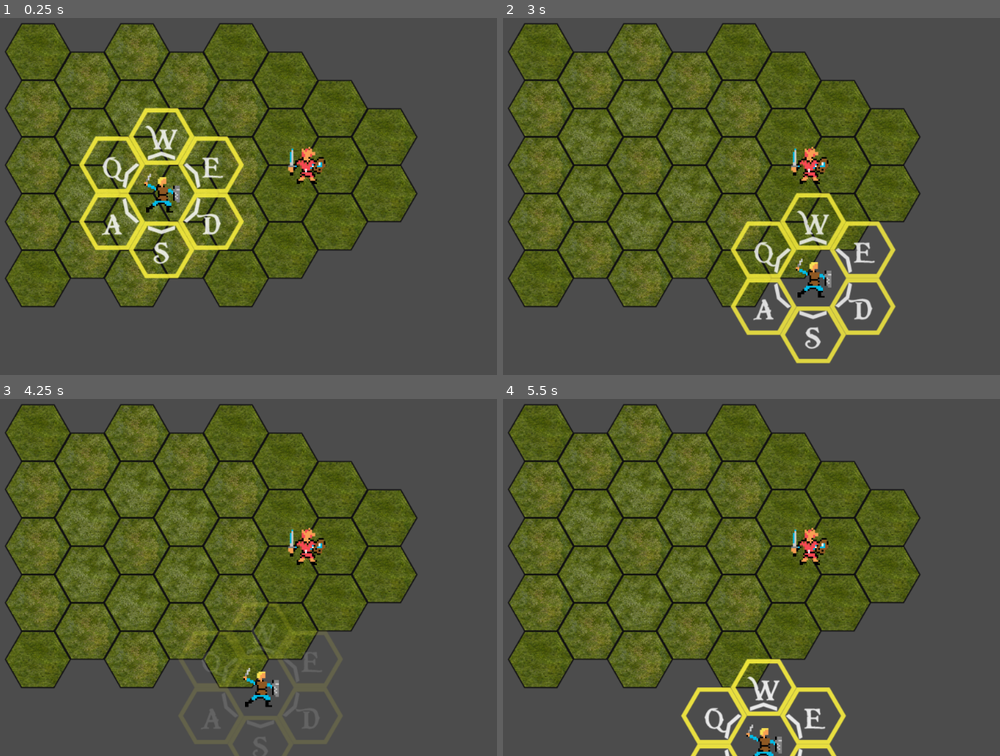
Above: before the commit, frames 1-4 (two rows, left to right).
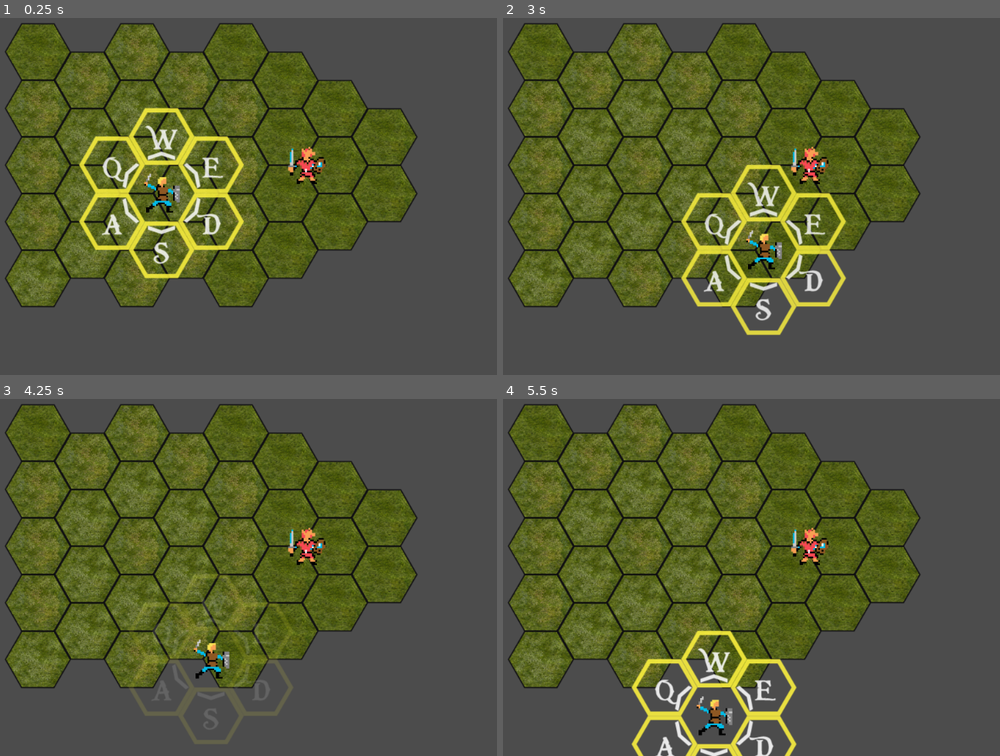
Above: after the commit, the same moments.

Repository: PusherCoder/godot-dotms
Game: Godot game, scene res://map.tscn
The game is run twice, just before and just after one commit, with the same random seed, the same clock (stepped at 60 frames per second) and the same inputs.
Inputs (mouse positions are in pixels of both pictures, inside the frame that each line leads up to):
- Up to frame 1 (0.25 s): no input
- Up to frame 2 (3 s): move the mouse to (945, 175) at 0.52 s; hold D (ui_right) 0.53-1.28 s; click (945, 175) at 0.67 s; move the mouse to (686, 210) at 1.27 s; hold S (ui_down) 1.28-2.03 s; click (686, 210) at 1.42 s; move the mouse to (870, 114) at 2.02 s; hold D (ui_right) 2.03-2.78 s; click (870, 114) at 2.17 s; move the mouse to (781, 267) at 2.77 s; hold E (ui_page_up) from 2.78 s (still down); click (781, 267) at 2.92 s
- Up to frame 3 (4.25 s): move the mouse to (492, 631) at 3.52 s; release E (ui_page_up) at 3.53 s; hold A (ui_left) from 3.53 s (still down); click (492, 631) at 3.67 s
- Up to frame 4 (5.5 s): move the mouse to (627, 520) at 4.27 s; click (627, 520) at 4.42 s; move the mouse to (840, 573) at 5.02 s; release A (ui_left) at 5.03 s; hold S (ui_down) from 5.03 s (still down); click (840, 573) at 5.17 s

The runs differ from the first frame. In frame 1, 0.5% of the frame differs, in the area x 1-24%, y 57-80%; in frame 2, 7.2%, in the area x 1-80%, y 41-97%; in frame 3, 1.8%; in frame 4, 5.3%.

Commit message:
Added mouse movement

Diff:
--- a/src/Area2D.gd
+++ b/src/Area2D.gd
@@ -14,22 +14,87 @@
 	#hide()
 
 func _input(event):
+	keyboard_input(event)
+	mouse_input(event)
+
+func keyboard_input(event):
 	if event.is_action_pressed("ui_left"):
+		move(1)
+	if event.is_action_pressed("ui_right"):
+		move(5)
+	if event.is_action_pressed("ui_down"):
+		move(0)
+	if event.is_action_pressed("ui_up"):
+		move(3)
+	if event.is_action_pressed("ui_page_down"):
+		move(2)
+	if event.is_action_pressed("ui_page_up"):
+		move(4)
+
+
+func mouse_input(event):
+	#some variables that define how the hex grid is mapped to the screen position
+	var hex_size = 94
+
+	if event is InputEventMouseButton:
+		var mouse_position = event.position
+		if event.pressed and event.button_index == BUTTON_LEFT:
+
+			var relative_mouse_position = mouse_position - position
+			var mouse_angle = atan2(relative_mouse_position.x, relative_mouse_position.y)
+
+			if (is_inside_hex(mouse_position, Vector2(position.x, position.y+94), 50)):
+				move(0)
+			if (is_inside_hex(mouse_position, Vector2(position.x-82, position.y+47), 50)):
+				move(1)
+			if (is_inside_hex(mouse_position, Vector2(position.x-82, position.y-47), 50)):
+				move(2)
+			if (is_inside_hex(mouse_position, Vector2(position.x, position.y-94), 50)):
+				move(3)
+			if (is_inside_hex(mouse_position, Vector2(position.x+82, position.y-47), 50)):
+				move(4)
+			if (is_inside_hex(mouse_position, Vector2(position.x+82, position.y+47), 50)):
+				move(5)
+
+func is_inside_hex(point, hex_position, hex_size):
+	var deg_to_rad = .0174533
+	var right_point = Vector2(hex_size * cos(0 * deg_to_rad), hex_size * sin(0 * deg_to_rad))
+	var lower_right_point = Vector2(hex_size * cos(60 * deg_to_rad), hex_size * sin(60 * deg_to_rad))
+	var lower_left_point = Vector2(hex_size * cos(120 * deg_to_rad), hex_size * sin(120 * deg_to_rad))
+	var left_point = Vector2(hex_size * cos(180 * deg_to_rad), hex_size * sin(180 * deg_to_rad))
+	var upper_left_point = Vector2(hex_size * cos(240 * deg_to_rad), hex_size * sin(240 * deg_to_rad))
+	var upper_right_point = Vector2(hex_size * cos(300 * deg_to_rad), hex_size * sin(300 * deg_to_rad))
+
+	var line1_side = get_line_side(upper_left_point, upper_right_point, point - hex_position) <= 0
+	var line2_side = get_line_side(upper_right_point, right_point, point - hex_position) <= 0
+	var line3_side = get_line_side(right_point, lower_right_point, point - hex_position) <= 0
+	var line4_side = get_line_side(lower_right_point, lower_left_point, point - hex_position) <= 0
+	var line5_side = get_line_side(lower_left_point, left_point, point - hex_position) <= 0
+	var line6_side = get_line_side(left_point, upper_left_point, point - hex_position) <= 0
+
+	return line1_side and line2_side and line3_side and line4_side and line5_side and line6_side
+
+func get_line_side(line_p1, line_p2, point):
+	return ((point.x - line_p1.x) * (line_p2.y - line_p1.y)) - ((point.y - line_p1.y) * (line_p2.x - line_p1.x))
+
+func move(direction):
+	if ( direction == 0 ): # down
+		position.y += 94
+	elif ( direction == 1 ): # down, left
 		position.x -= 82
 		position.y += 47
-	if event.is_action_pressed("ui_right"):
+	elif ( direction == 2 ): # up, left
+		position.x -= 82
+		position.y -= 47
+	elif ( direction == 3 ): # up
+		position.y -= 94
+	elif ( direction == 4 ): # up, right
+		position.x += 82
+		position.y -= 47
+	elif ( direction == 5 ): # down, right
 		position.x += 82
 		position.y += 47
-	if event.is_action_pressed("ui_down"):
-		position.y += 94
-	if event.is_action_pressed("ui_up"):
-		position.y -= 94
-	if event.is_action_pressed("ui_page_down"):
-		position.x -= 82
-		position.y -= 47
-	if event.is_action_pressed("ui_page_up"):
-		position.x += 82
-		position.y -= 47
+
 	position.x = clamp(position.x, 0, screensize.x)
 	position.y = clamp(position.y, 0, screensize.y)
 
--- a/src/map.tscn
+++ b/src/map.tscn
@@ -4,7 +4,7 @@
 [ext_resource path="res://monster.tscn" type="PackedScene" id=2]
 [ext_resource path="res://player.tscn" type="PackedScene" id=3]
 
-[node name="Node2D" type="Node2D"]
+[node name="Node2D" type="Node2D" index="0"]
 
 [node name="TileMap" type="TileMap" parent="." index="0"]
 
@@ -24,7 +24,7 @@
 collision_mask = 1
 occluder_light_mask = 1
 format = 1
-tile_data = PoolIntArray( 0, 0, 0, 1, 2, 0, 2, 2, 0, 3, 2, 0 …(218 unchanged characters)…  0, 131079, 0, 0, 196608, 2, 0, 196609, 2, 0, 196610, 1, 0, 196611, 2, 0, 196612, 2, 0, 196613, 0, 0, 196614, 0, 0, 262144, 0, 0, 262146, 2, 0, 262148, 0, 0 )
+tile_data = PoolIntArray( 0, 0, 0, 1, 2, 0, 2, 2, 0, 3, 2, 0 …(218 unchanged characters)…  0, 131079, 0, 0, 196608, 2, 0, 196609, 1, 0, 196610, 1, 0, 196611, 2, 0, 196612, 2, 0, 196613, 0, 0, 196614, 0, 0, 262144, 1, 0, 262146, 2, 0, 262148, 0, 0 )
 _sections_unfolded = [ "Cell" ]
 
 [node name="Monster" parent="TileMap" index="0" instance=ExtResource( 2 )]
--- a/src/player.tscn
+++ b/src/player.tscn
@@ -86,7 +86,7 @@
 "speed": 5.0
 } ]
 
-[node name="Player" type="Area2D" index="0"]
+[node name="Player" type="Area2D"]
 
 input_pickable = true
 gravity_vec = Vector2( 0, 1 )
--- a/src/project.godot
+++ b/src/project.godot
@@ -32,6 +32,7 @@
  ]
 ui_page_down=[ Object(InputEventKey,"resource_local_to_scene":false,"resource_name":"","device":0,"alt":false,"shift":false,"control":false,"meta":false,"command":false,"pressed":false,"scancode":81,"unicode":0,"echo":false,"script":null)
  ]
+ui_page=[  ]
 
 [rendering]
 
